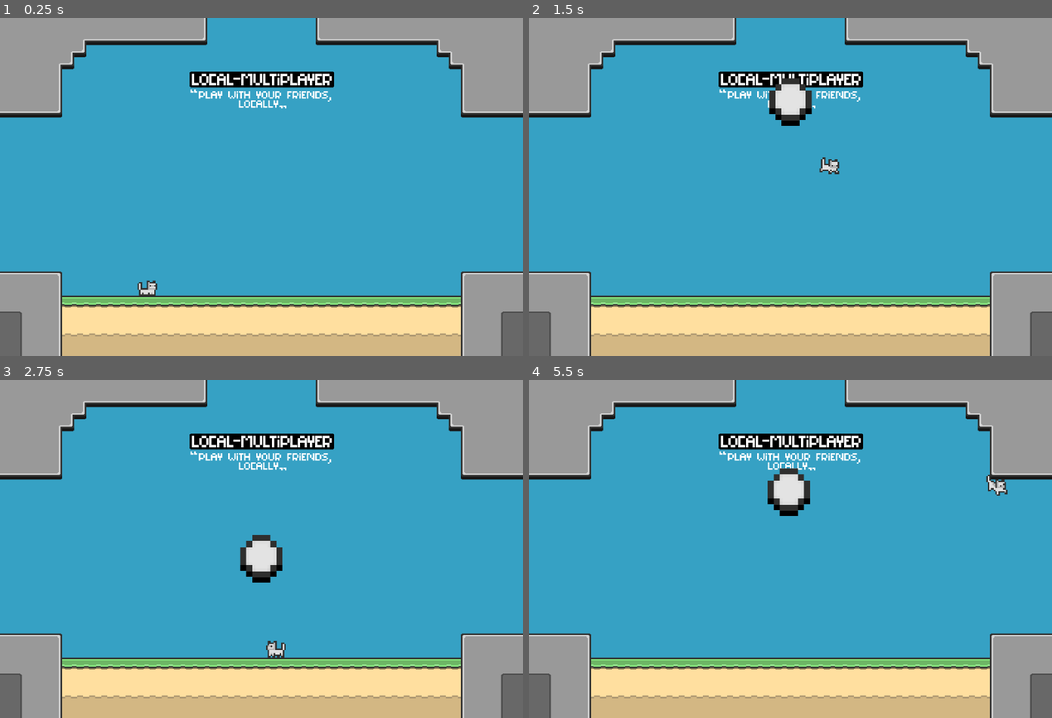
Above: before the commit, frames 1-4 (two rows, left to right).
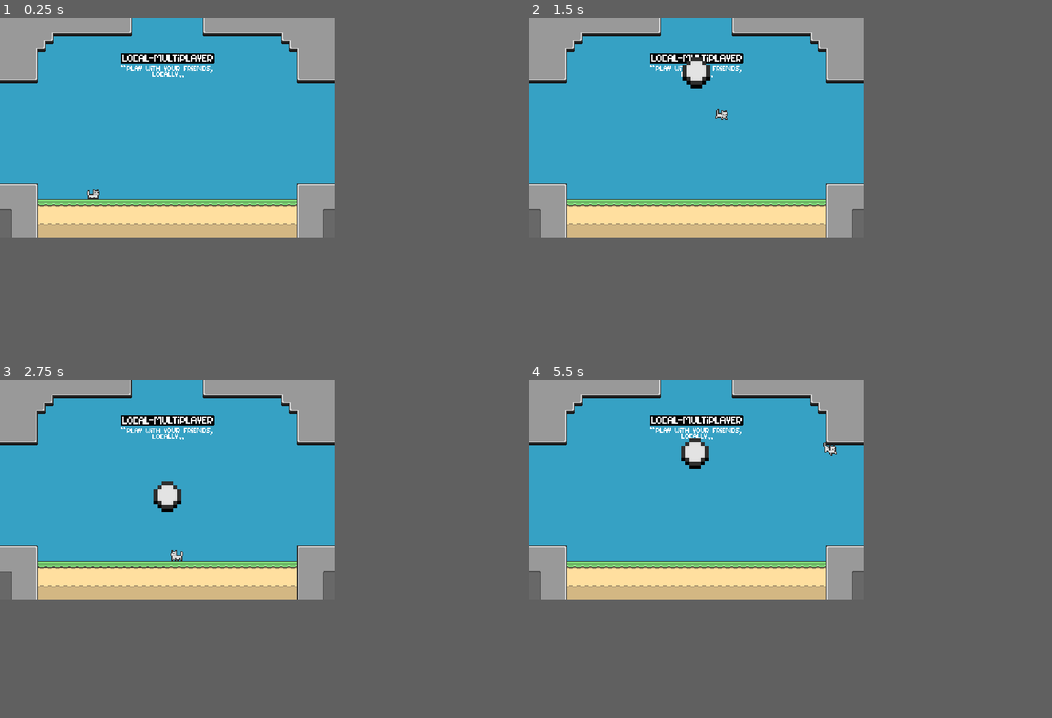
Above: after the commit, the same moments.

Repository: t0qen/juxtra-game
Game: Godot game, scene res://scenes/roots.tscn
The game is run twice, just before and just after one commit, with the same random seed, the same clock (stepped at 60 frames per second) and the same inputs.
Inputs:
- Up to frame 1 (0.25 s): no input
- Up to frame 2 (1.5 s): tap Enter at 0.5 s; hold D (move_right_1) from 0.53 s (still down); tap Z (jump_1) at 0.6, 0.77, 1.07 s; tap X (dash_1) at 1.35 s
- Up to frame 3 (2.75 s): tap Z (jump_1) at 1.52, 1.55, 1.82, 2.1 s; release D (move_right_1) at 2.03 s; hold Q (move_left_1) from 2.03 s (still down)
- Up to frame 4 (5.5 s): release Q (move_left_1) at 2.78 s; hold D (move_right_1) 2.78-4.28 s; tap X (dash_1) at 2.85, 4.35 s; tap Z (jump_1) at 3.02, 3.05, 3.32, 3.6, 3.77, 4.07, 4.52, 4.55, 4.82, 5.1 s; hold Q (move_left_1) 4.28-5.03 s; hold D (move_right_1) from 5.03 s (still down)
In our replay, the window is 800x517 before the commit and 512x336 after it. These sizes can differ from the game's own. Grey fills any space a smaller window leaves; there, only what the larger window draws over its background counts as a difference.

The runs differ from the first frame. In frame 1, 42% of the frame differs, in the area x 0-100%, y 0-100%; in frame 2, 43%; in frame 3, 43%; in frame 4, 43%.

Commit message:
Added cool camera shake, and a lot of fix/polish

Diff:
--- a/project.godot
+++ b/project.godot
@@ -24,8 +24,8 @@
 
 [display]
 
-window/size/viewport_width=173
-window/size/viewport_height=112
+window/size/viewport_width=512
+window/size/viewport_height=336
 window/size/mode=2
 window/stretch/mode="canvas_items"
 
--- a/scenes/ball.tscn
+++ b/scenes/ball.tscn
@@ -10,7 +10,7 @@
 light_mask = 2
 visibility_layer = 2
 texture_filter = 1
-position = Vector2(0, 1)
+position = Vector2(0, 0.9)
 scale = Vector2(4, 3.884)
 texture = ExtResource("1_f7cbr")
 script = ExtResource("2_4dx81")
--- /dev/null
+++ b/scenes/camera.tscn
@@ -0,0 +1,8 @@
+[gd_scene load_steps=2 format=3 uid="uid://xgc3ghne8qt"]
+
+[ext_resource type="Script" uid="uid://bla0wmkvqgw3g" path="res://scenes/scripts/camera.gd" id="1_cvpoc"]
+
+[node name="Camera" type="Camera2D"]
+ignore_rotation = false
+zoom = Vector2(0.75, 0.75)
+script = ExtResource("1_cvpoc")
--- a/scenes/local_multi.tscn
+++ b/scenes/local_multi.tscn
@@ -460,15 +460,14 @@
 [node name="Player 2 spawn" type="Marker2D" parent="Spawn"]
 position = Vector2(150, 0)
 
-[node name="Camera" type="Camera2D" parent="."]
-position = Vector2(0, -144)
-zoom = Vector2(0.25, 0.25)
-
 [node name="LocalMultiplayerText" type="Sprite2D" parent="."]
 texture_filter = 1
 position = Vector2(0, -268)
 texture = ExtResource("6_p8ruy")
 
+[node name="Camera_spawn" type="Marker2D" parent="."]
+position = Vector2(0, -145)
+
 [connection signal="area_entered" from="Goals/Goal2" to="." method="_on_goal_2_area_entered"]
 [connection signal="area_entered" from="Goals/Goal" to="." method="_on_goal_area_entered"]
 [connection signal="body_entered" from="Goals/Goal" to="." method="_on_goal_body_entered"]
--- a/scenes/player.tscn
+++ b/scenes/player.tscn
@@ -15,8 +15,9 @@
 atlas = ExtResource("5_ryfuf")
 region = Rect2(224, 160, 32, 32)
 
-[sub_resource type="AtlasTexture" id="AtlasTexture_lp0v1"]
-region = Rect2(160, 64, 32, 32)
+[sub_resource type="AtlasTexture" id="AtlasTexture_qhqgy"]
+atlas = ExtResource("5_ry10l")
+region = Rect2(192, 64, 32, 32)
 
 [sub_resource type="AtlasTexture" id="AtlasTexture_8m7ct"]
 atlas = ExtResource("5_ryfuf")
@@ -258,17 +259,17 @@
 }, {
 "frames": [{
 "duration": 1.0,
-"texture": SubResource("AtlasTexture_lp0v1")
+"texture": SubResource("AtlasTexture_qhqgy")
 }],
 "loop": true,
 "name": &"dash_2",
 "speed": 5.0
 }, {
 "frames": [{
-"duration": 1.0,
+"duration": 0.5,
 "texture": SubResource("AtlasTexture_8m7ct")
 }, {
-"duration": 0.5,
+"duration": 0.25,
 "texture": SubResource("AtlasTexture_l0voy")
 }],
 "loop": false,
@@ -276,16 +277,16 @@
 "speed": 1.0
 }, {
 "frames": [{
-"duration": 0.5,
+"duration": 0.25,
 "texture": SubResource("AtlasTexture_cxg33")
 }, {
-"duration": 0.5,
+"duration": 0.25,
 "texture": SubResource("AtlasTexture_sn2b1")
 }, {
-"duration": 0.25,
+"duration": 0.15,
 "texture": SubResource("AtlasTexture_egs4v")
 }, {
-"duration": 0.25,
+"duration": 0.1,
 "texture": SubResource("AtlasTexture_v46dn")
 }],
 "loop": false,
@@ -500,6 +501,10 @@
 
 [sub_resource type="RectangleShape2D" id="RectangleShape2D_1n1i0"]
 size = Vector2(2.00003, 12)
+
+[sub_resource type="CapsuleShape2D" id="CapsuleShape2D_dqkch"]
+radius = 18.0
+height = 48.0
 
 [node name="Player" type="CharacterBody2D" node_paths=PackedStringArray("exit_idle_timer", "exit_fall_timer", "exit_wait_timer", "jump_bug_timer", "before_dash_timer", "sprites")]
 top_level = true
@@ -520,17 +525,27 @@
 position = Vector2(0, -32)
 scale = Vector2(2, 2)
 sprite_frames = SubResource("SpriteFrames_wb510")
-animation = &"jump_2"
+animation = &"dash_2"
 
 [node name="Hitbox" type="CollisionShape2D" parent="."]
 position = Vector2(0, -12)
 rotation = -1.5708
 shape = SubResource("CapsuleShape2D_fcguk")
+debug_color = Color(0.766486, 0.37665, 0.632263, 0.572549)
 
 [node name="Floor_hitbox" type="CollisionShape2D" parent="."]
 position = Vector2(0, -1)
 rotation = 1.5708
 shape = SubResource("RectangleShape2D_1n1i0")
+debug_color = Color(0.784602, 0.334636, 0.705903, 0.42)
+
+[node name="Area" type="Area2D" parent="."]
+
+[node name="Hitbox" type="CollisionShape2D" parent="Area"]
+position = Vector2(0, -14)
+rotation = -1.5708
+shape = SubResource("CapsuleShape2D_dqkch")
+debug_color = Color(0.729412, 0.2, 0.956863, 0.176471)
 
 [node name="Timers" type="Node" parent="."]
 
@@ -541,7 +556,7 @@
 
 [node name="Exit_fall" type="Timer" parent="Timers"]
 process_callback = 0
-wait_time = 1.5
+wait_time = 0.75
 one_shot = true
 
 [node name="Exit_wait" type="Timer" parent="Timers"]
@@ -559,6 +574,8 @@
 wait_time = 2.5
 one_shot = true
 
+[connection signal="area_entered" from="Area" to="." method="_on_area_area_entered"]
+[connection signal="area_exited" from="Area" to="." method="_on_area_area_exited"]
 [connection signal="timeout" from="Timers/Exit_idle" to="." method="_on_exit_idle_timeout"]
 [connection signal="timeout" from="Timers/Exit_fall" to="." method="_on_exit_fall_timeout"]
 [connection signal="timeout" from="Timers/Exit_wait" to="." method="_on_exit_wait_timeout"]
--- a/scenes/root_ball.tscn
+++ b/scenes/root_ball.tscn
@@ -11,7 +11,7 @@
 radius = 31.0
 
 [sub_resource type="CircleShape2D" id="CircleShape2D_cxlvu"]
-radius = 31.0
+radius = 35.0
 
 [node name="Ball" type="RigidBody2D"]
 collision_layer = 2
@@ -22,6 +22,7 @@
 lock_rotation = true
 contact_monitor = true
 max_contacts_reported = 100
+constant_force = Vector2(0, -0.5)
 script = ExtResource("1_hje8c")
 
 [node name="Sprite" type="Sprite2D" parent="."]
@@ -31,10 +32,10 @@
 
 [node name="Hitbox" type="CollisionShape2D" parent="."]
 shape = SubResource("CircleShape2D_vfq42")
+debug_color = Color(0.439216, 0.580392, 0.423529, 0.329412)
 
 [node name="Area" type="Area2D" parent="." groups=["ball"]]
 
 [node name="Hitbox" type="CollisionShape2D" parent="Area"]
 shape = SubResource("CircleShape2D_cxlvu")
-
-[connection signal="area_entered" from="Area" to="." method="_on_area_area_entered"]
+debug_color = Color(0.3102, 0.605972, 0.458647, 0.576471)
--- a/scenes/scripts/ball.gd
+++ b/scenes/scripts/ball.gd
@@ -1 +1,4 @@
 extends RigidBody2D
+
+func _physics_process(delta: float) -> void:
+	pass
--- /dev/null
+++ b/scenes/scripts/camera.gd
@@ -0,0 +1,63 @@
+# *Some code here might be genrated by Claude 3.7
+extends Camera2D
+
+# - TREMBLE
+@export_group("Tremble")
+@export var decay_rate: float = 2.0  # Vitesse à laquelle le tremblement diminue
+@export var max_offset: Vector2 = Vector2(100, 75)  # Déplacement maximum de la caméra
+@export var max_roll: float = 0.05  # Rotation maximale (en radians)
+@export var noise_speed: float = 15.0  # Vitesse du bruit pour avoir un mouvement aléatoire fluide
+
+var noise: FastNoiseLite
+var noise_position: Vector2 = Vector2.ZERO
+var trauma: float = 0.0  # Niveau de trauma (0.0 à 1.0)
+var trauma_direction: Vector2 = Vector2(1.0, 1.0)  # Direction du tremblement
+var trauma_time_remaining: float = 0.0
+
+func _ready() -> void:
+	# Initialisation du générateur de bruit pour un mouvement pseudo-aléatoire fluide
+	noise = FastNoiseLite.new()
+	noise.seed = randi()
+	noise.frequency = 4.0
+	noise.fractal_octaves = 1
+
+func _process(delta: float) -> void:
+	if trauma > 0.0:
+		trauma = max(trauma - decay_rate * delta, 0.0)
+
+	if trauma_time_remaining > 0:
+		trauma_time_remaining -= delta
+		if trauma_time_remaining <= 0:
+			trauma = 0.0
+
+	var shake_amount = trauma * trauma
+
+	noise_position.x += delta * noise_speed
+	noise_position.y += delta * noise_speed
+
+	var offset = Vector2.ZERO
+	offset.x = max_offset.x * shake_amount * trauma_direction.x * get_noise_value(noise_position.x)
+	offset.y = max_offset.y * shake_amount * trauma_direction.y * get_noise_value(noise_position.y + 100.0)
+
+	var roll = max_roll * shake_amount * get_noise_value(noise_position.x + 200.0)
+
+	offset = offset
+	rotation = roll
+
+func add_trauma(amount: float) -> void:
+	trauma = min(trauma + amount, 1.0)
+
+func shake(intensity: float = 0.5, duration: float = 0.5, direction: Vector2 = Vector2(1.0, 1.0)) -> void:
+	stop_shake()
+	trauma = max(trauma, intensity)
+	trauma_time_remaining = duration
+	trauma_direction = direction.normalized()
+
+func stop_shake() -> void:
+	trauma = 0.0
+	trauma_time_remaining = 0.0
+	offset = Vector2.ZERO
+	rotation = 0.0
+
+func get_noise_value(pos: float) -> float:
+	return noise.get_noise_1d(pos) * 2.0
--- a/scenes/scripts/local_multiplayer.gd
+++ b/scenes/scripts/local_multiplayer.gd
@@ -6,16 +6,24 @@
 @onready var respawn_ball_point = $Spawn/RespawnPoint
 @onready var player_2_spawn: Marker2D = $"Spawn/Player 2 spawn"
 @onready var player_1_spawn: Marker2D = $"Spawn/Player 1 spawn"
+@onready var camera_spawn: Marker2D = $Camera_spawn
 
+# Goal camera effect
+@export var goal_intensity : float = 0.7
+@export var goal_duration : float = 1.5
+@export var goal_direction : Vector2 = Vector2(1, 0)
 
 var current_game_mode : game_mode
 var ball = preload("res://scenes/ball.tscn")
 var player = preload("res://scenes/player.tscn")
+var camera = preload("res://scenes/camera.tscn")
 var current_ball = null
+var current_camera = null
 var player_1
 
 func _ready() -> void:
 	spawn_ball()
+	spawn_camera()
 	if current_game_mode == game_mode.LOCAL:
 		initalize_local()
 	elif current_game_mode == game_mode.MULTI:
@@ -23,8 +31,12 @@
 	else:
 		print("error no initialize game mode : no game mode")
 
-func _physics_process(delta: float) -> void:
-	print(current_game_mode)
+
+func spawn_camera():
+	current_camera = camera.instantiate()
+	current_camera.global_position = camera_spawn.global_position
+	add_child(current_camera)
+
 
 func spawn_ball():
 	current_ball = ball.instantiate()
@@ -36,12 +48,14 @@
 		print("ball in right goal")
 		current_ball.queue_free()
 		spawn_ball()
+		player_1.camera_shake(goal_intensity, goal_duration, goal_direction)
 
 func _on_goal_area_entered(area: Area2D) -> void:
 	if area.is_in_group("ball"):
 		print("ball in left goal")
 		current_ball.queue_free()
 		spawn_ball()
+		player_1.camera_shake(goal_intensity, goal_duration, goal_direction)
 
 func set_game_mode(mode : game_mode):
 	current_game_mode = mode
@@ -50,6 +64,7 @@
 func initialize_local_players():
 	print("initialize player 1")
 	player_1 = player.instantiate()
+	player_1.set_camera(current_camera)
 	player_1.set_player_1()
 	player_1.global_position = player_1_spawn.global_position
 	add_child(player_1)
--- a/scenes/scripts/player.gd
+++ b/scenes/scripts/player.gd
@@ -42,6 +42,31 @@
 var current_jump = JUMP.JUMP # store the current what jump player is actually perform
 #endregion
 
+#region CAMERA
+# - CAMERA
+@export_group("Camera")
+@export var enable_camera_effects : bool = true
+var camera = null
+var camera_set = false
+@export_subgroup("Presets")
+# Jump 1
+@export var jump_1_intensity : float = 0.4
+@export var jump_1_duration : float = 0.3
+@export var jump_1_direction : Vector2 = Vector2(0, 1)
+# Jump 2
+@export var jump_2_intensity : float = 0.35
+@export var jump_2_duration : float = 0.2
+@export var jump_2_direction : Vector2 = Vector2(0, 1)
+# Jump 3
+@export var jump_3_intensity : float = 0.35
+@export var jump_3_duration : float = 0.2
+@export var jump_3_direction : Vector2 = Vector2(0, 1)
+# Ball collision
+@export var ball_intensity : float = 0.5
+@export var ball_duration : float = 0.4
+@export var ball_direction : Vector2 = Vector2(1, 1)
+#endregion
+
 #region NODES
 @export_group("Nodes")
 # - TIMERS
@@ -93,6 +118,9 @@
 #region GLOBAL FUNCTIONS
 func _ready() -> void:
 	set_player_1() # for test, set player 1
+	while camera_set != true:
+		print("Camera not set...")
+		pass
 
 func _physics_process(delta: float) -> void: # each frame we call this function to update player state, for example if he's not on ground we set his state to fall, etc
 	#Engine.time_scale = 0.1
@@ -146,15 +174,18 @@
 			play_animation("run")
 
 		STATE.JUMP:
+			camera_shake(jump_1_intensity, jump_1_duration, jump_1_direction)
 			current_jump = JUMP.JUMP
 			perform_jump(1)
 
 		STATE.JUMP_2:
+			camera_shake(jump_2_intensity, jump_2_duration, jump_2_direction)
 			sprites.stop() # stop current jump animation to restart it
 			current_jump = JUMP.JUMP_2
 			perform_jump(1)
 
 		STATE.JUMP_3:
+			camera_shake(jump_3_intensity, jump_3_duration, jump_3_direction)
 			sprites.stop() # stop current jump animation to restart it
 			current_jump = JUMP.JUMP_3
 			perform_jump(1.25)
@@ -187,6 +218,12 @@
 
 		STATE.JUMP:
 			exit_fall = true # say that player just land,to play land animaton also called exit_fall
+
+		STATE.JUMP_2:
+			exit_fall = true
+
+		STATE.JUMP_3:
+			exit_fall = true
 
 		STATE.FLY:
 			exit_fall = true # say that player just land,to play land animaton also called exit_fall
@@ -275,6 +312,21 @@
 #endregion
 
 #region OTHER
+func _on_area_area_entered(area: Area2D) -> void:
+	camera_shake(ball_intensity, ball_duration, ball_direction)
+
+func stop_camera_shake():
+	camera.stop_shake()
+
+func camera_shake(intensity : float, duration : float, direction : Vector2):
+	if enable_camera_effects:
+		print("Camera shake")
+		camera.shake(intensity, duration, direction)
+
+func set_camera(object):
+	camera = object
+	camera_set = true
+
 func reset_jump():
 	current_jump = JUMP.NO
 
@@ -291,7 +343,6 @@
 	x_move() # move on x axis with inputs
 	can_jump() # jump action, come with inputs system
 	if is_on_floor() && !jumping: # if player is on ground after his jump; var jumping is set to false after propulsion and after timer, without it, some bugs
-		print("here")
 		if direction: # if he want to run
 			_set_state(STATE.RUN) # run
 		else: # else
@@ -312,7 +363,6 @@
 		if current_jump == JUMP.JUMP_3:
 			return false
 		else:
-			print("can jump")
 			if current_jump == JUMP.NO:
 				#print("0")
 				_set_state(STATE.JUMP)
Not shown: 2 places in scenes/local_multi.tscn that only renumber resources
Not shown: 1 places in scenes/player.tscn that only renumber resources
Not shown, added: scenes/scripts/camera.gd.uid
